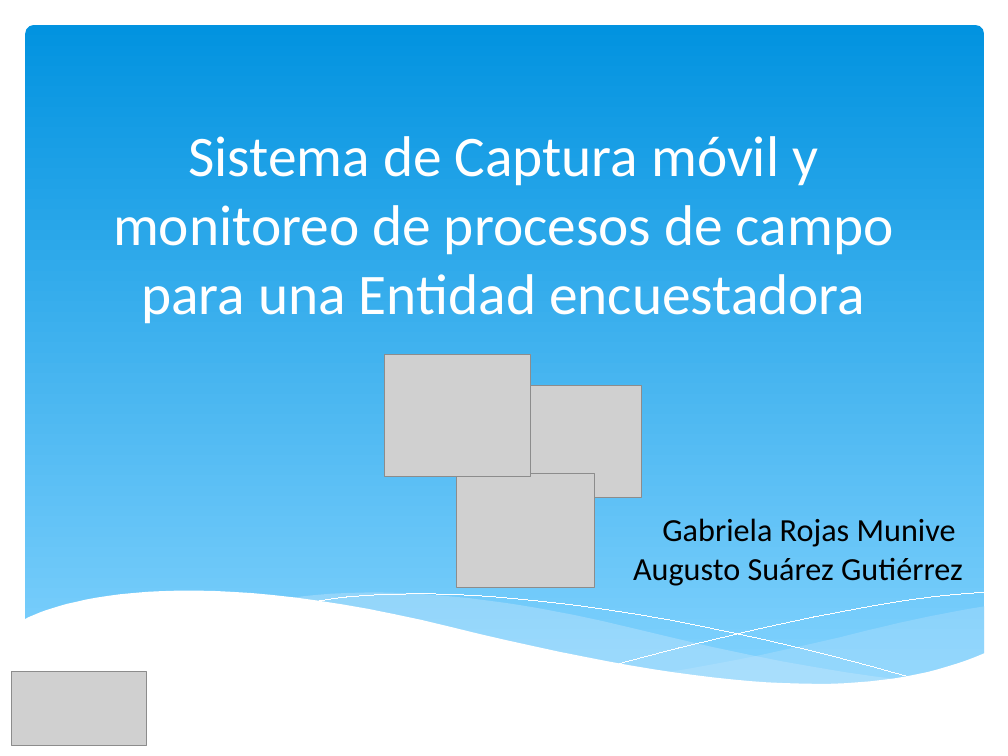
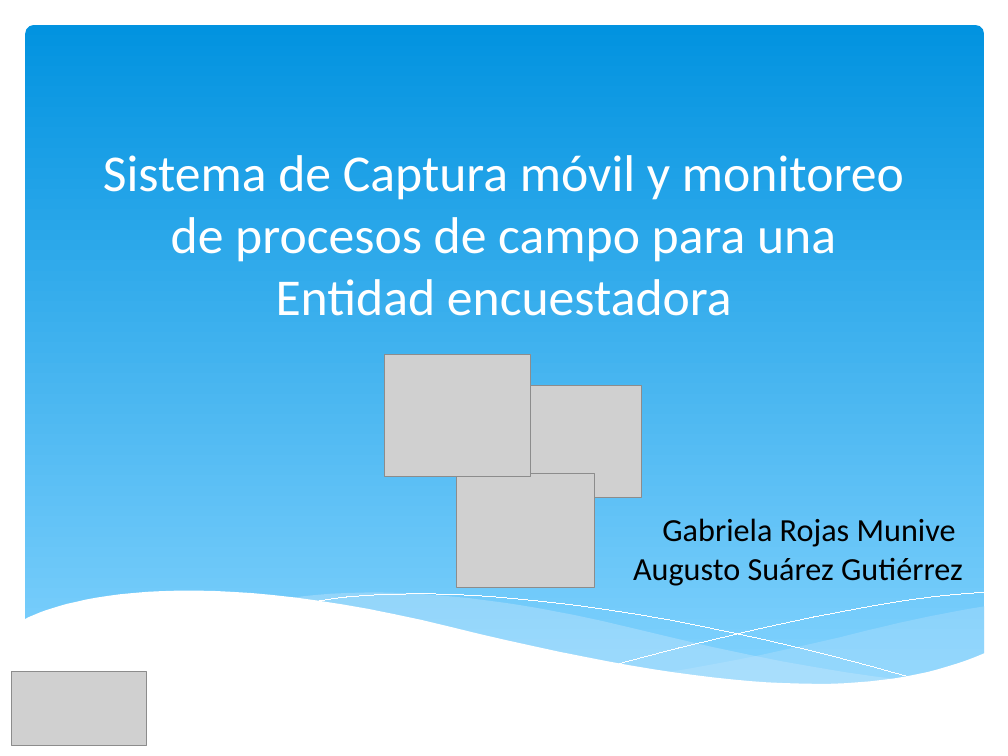
Before and after one commit to orlysemperfi/my-project-pi, a slide deck: slide 1 of PRESENTACION02/TRABAJO FINAL/PPT PI1 EFINAL.pptx. Drawn at 1008x756 pixels with LibreOffice and Linux fonts; fonts in the diff are those of the drawing; grey boxes stand for pictures. Boxes give left, top, right and bottom in pixels: in the first picture for what was removed or moved away, otherwise in the second. Text is boxed around its words. In the diff, an @@ line names an element or a change of style, - is before the commit and + after.

```diff
--- a/PRESENTACION02/TRABAJO FINAL/PPT PI1 EFINAL.pptx
+++ b/PRESENTACION02/TRABAJO FINAL/PPT PI1 EFINAL.pptx
@@ title "Sistema de Captura móvil y ..." at box(103, 155, 904, 316): size 41 to 36.9 pt @@
```
Also in this commit, not shown: 1 other slide changed.
